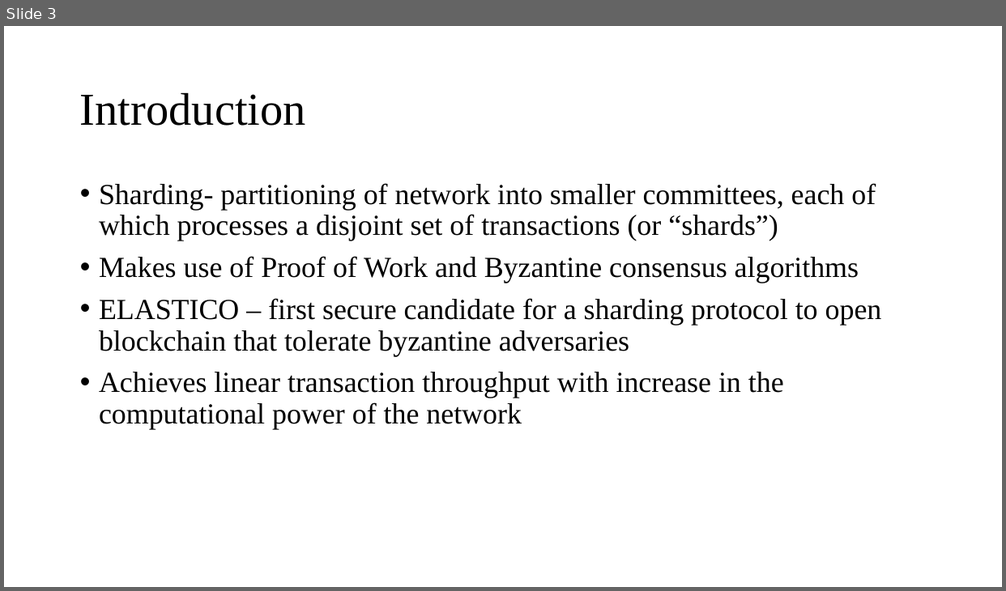
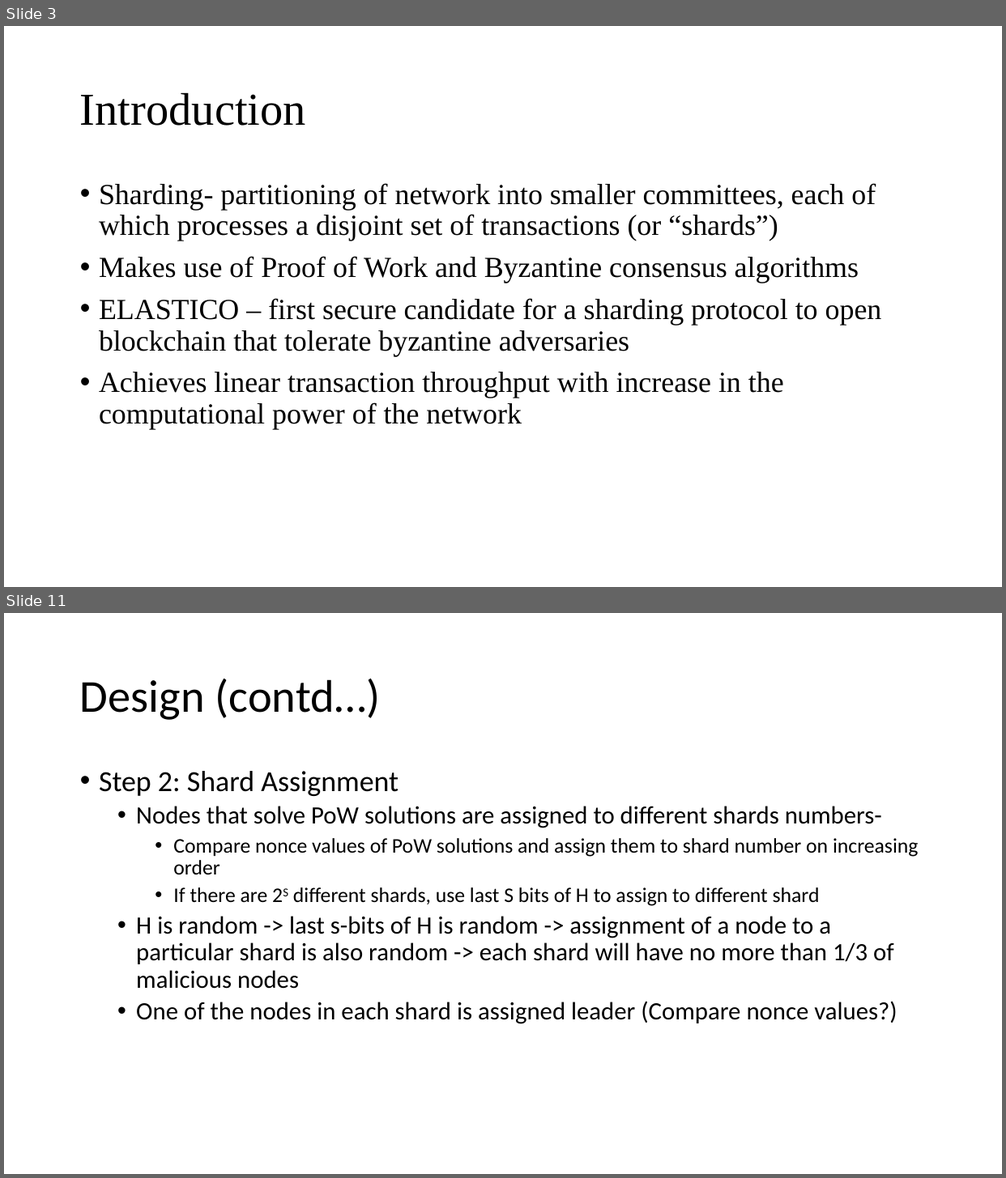
Before and after one commit to Tsajan/2018FallSemPOSTECH, a slide deck: CSED601 Dependable Computing/Sharding.pptx. Shown one above the other, each under a label of ours: slide 3 before the commit, slides 3 and 11 after it; the slides between them are not shown. The pictures are 1006x591 and 1006x1178 pixels, drawn with LibreOffice and Linux fonts; fonts in the diff are those of the drawing. Boxes give left, top, right and bottom in pixels: in the first picture for what was removed or moved away, otherwise in the second. Text is boxed around its words. In the diff, an @@ line names an element or a change of style, - is before the commit and + after.

```diff
--- a/CSED601 Dependable Computing/Sharding.pptx
+++ b/CSED601 Dependable Computing/Sharding.pptx
@@ slide 11 added at bbox=[4, 613, 1002, 1174], background #FFFFFF @@
@@ title added at bbox=[80, 679, 381, 720], 44 pt, text #000000 @@
+Design (contd…)
@@ text added at bbox=[99, 771, 918, 1024], 24 pt, text #000000 @@
+• Step 2: Shard Assignment
+  • Nodes that solve PoW solutions are assigned to different shards numbers-
+    • Compare nonce values of PoW solutions and assign them to shard number on increasing order
+    • If there are 2S different shards, use last S bits of H to assign to different shard
+  • H is random -> last s-bits of H is random -> assignment of a node to a particular shard is also random -> each shard will have no more than 1/3 of malicious nodes
+  • One of the nodes in each shard is assigned leader (Compare nonce values?)
```
Also in this commit, not shown: 5 slides changed, 8 other slides added, 1 slide removed, 4 other files.
